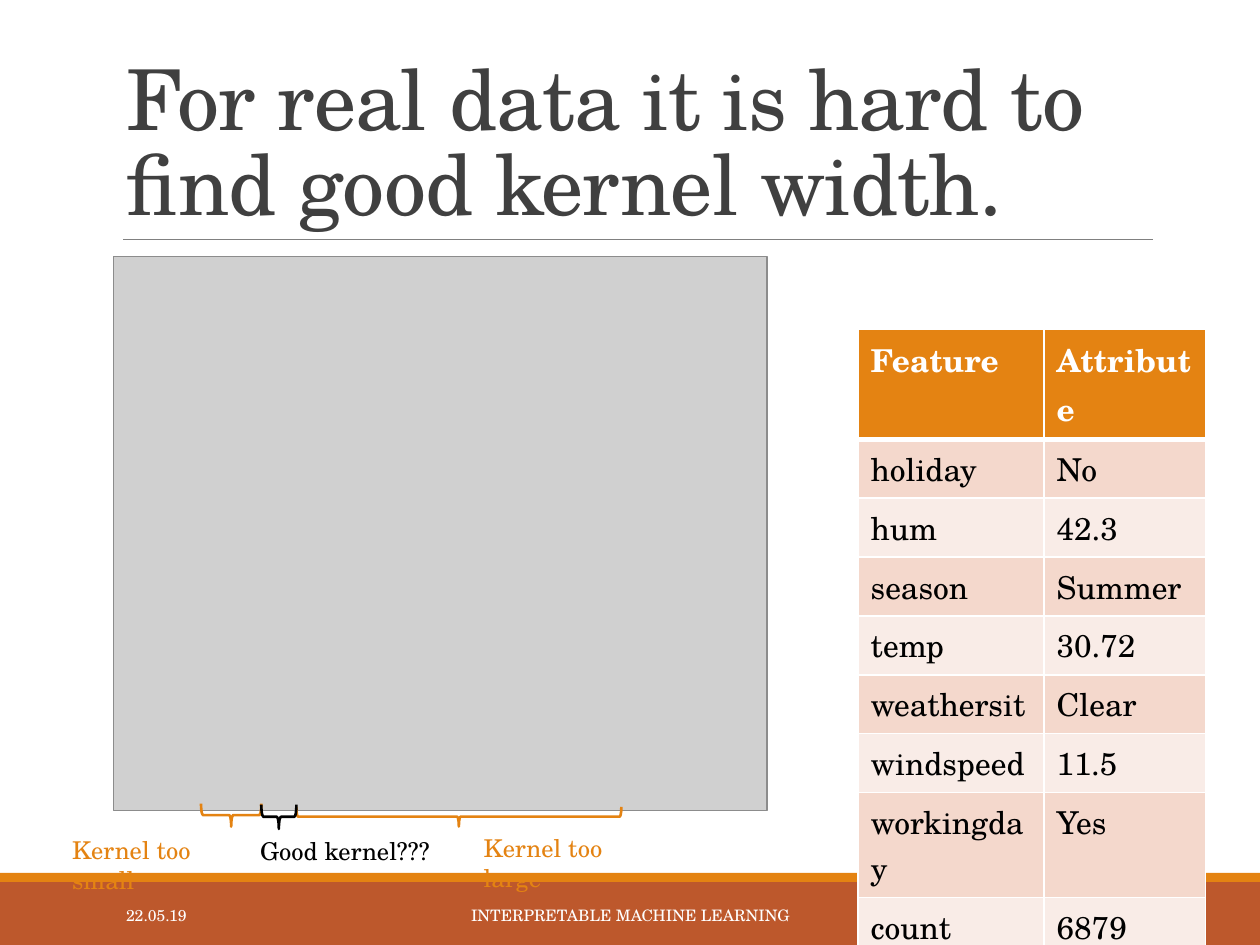
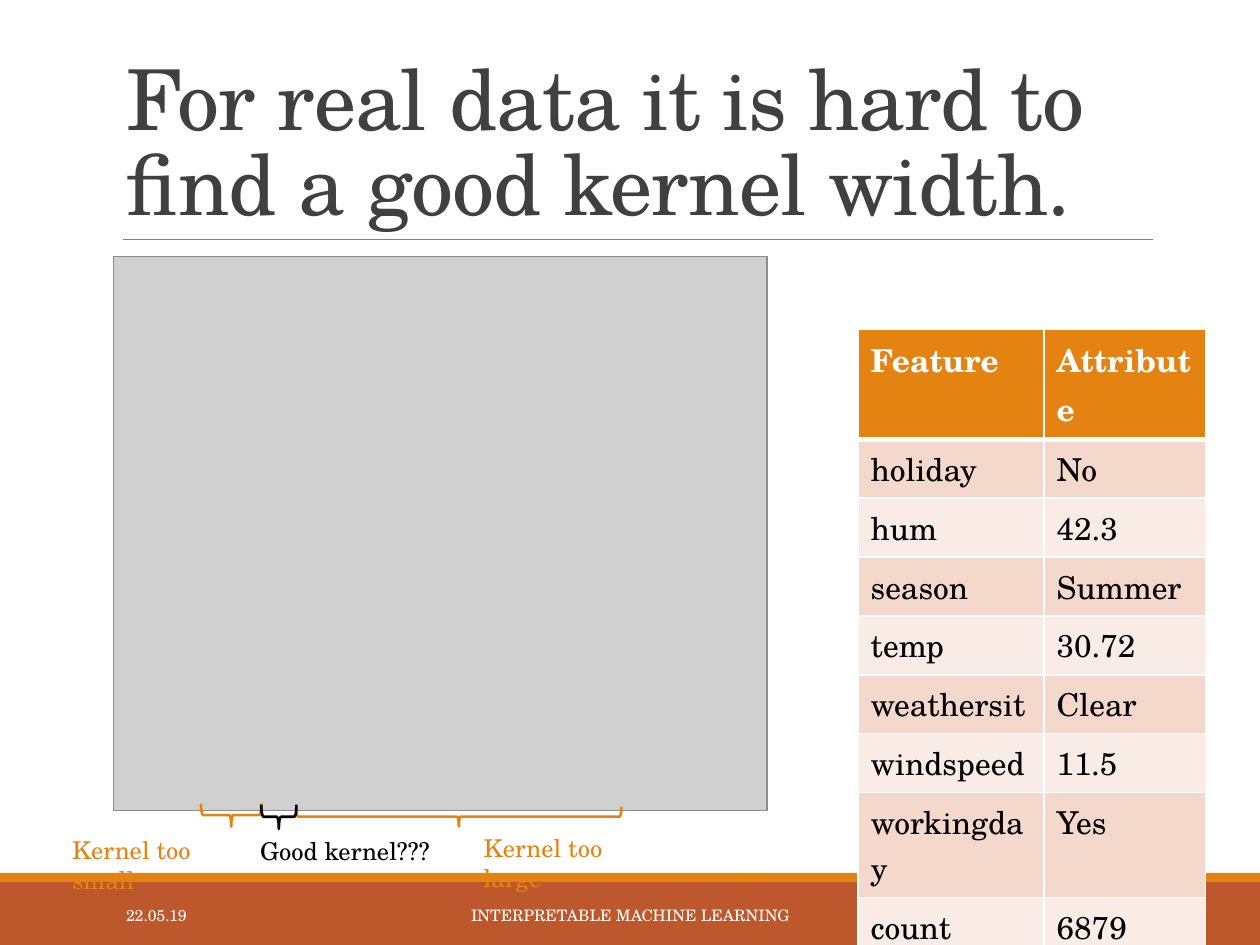
Before and after one commit to slds-lmu/iml_methods_limitations, a slide deck: slide 25 of Slides/LIME-neighbourhood.pptx (slide 24 before the commit). Drawn at 1260x945 pixels with LibreOffice and Linux fonts; fonts in the diff are those of the drawing; grey boxes stand for pictures. Boxes give left, top, right and bottom in pixels: in the first picture for what was removed or moved away, otherwise in the second. Text is boxed around its words. In the diff, an @@ line names an element or a change of style, - is before the commit and + after.

Commit message:
Created r references, only 1 slide missing, to do: CV and rewrite real data section with new plots

```diff
--- a/Slides/LIME-neighbourhood.pptx
+++ b/Slides/LIME-neighbourhood.pptx
@@ title at [126,68,1085,240]: text changed @@
-For real data it is hard to find good kernel width.
+For real data it is hard to find a good kernel width.
```
Also in this commit, not shown: 12 other slides changed, 3 slides added, 5 other files.
